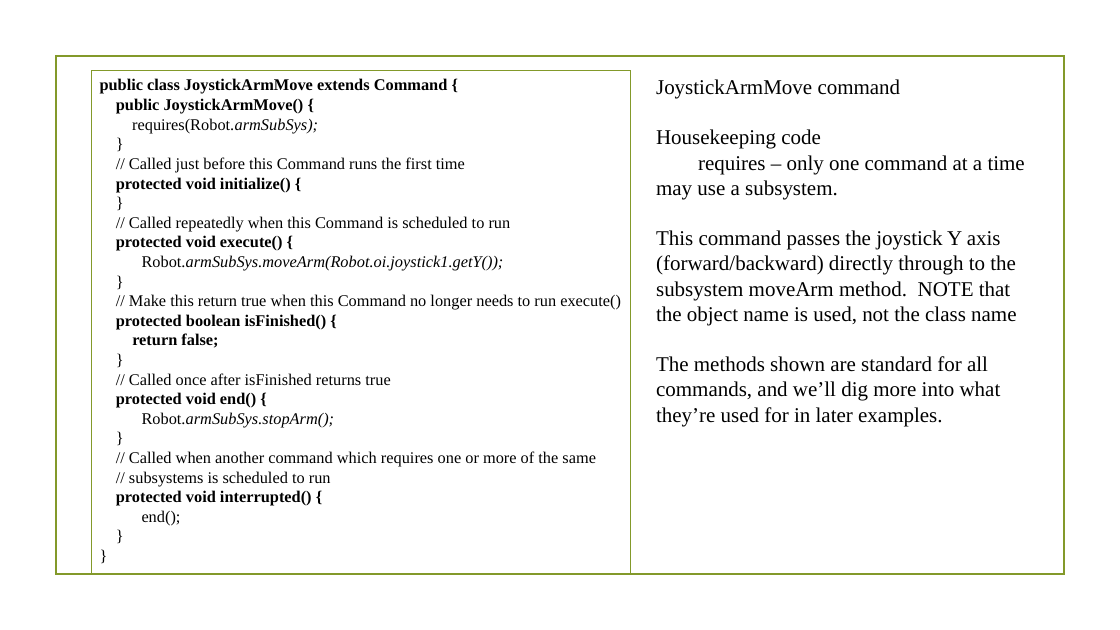
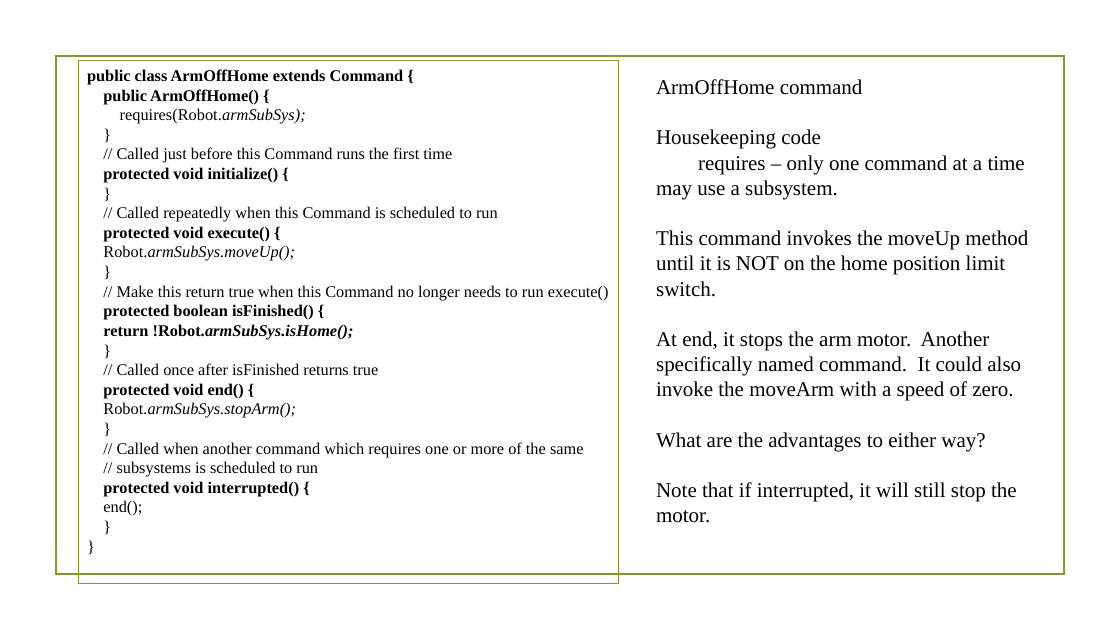
Before and after one commit to 4662FRCRobotics/Training, a slide deck: slide 7 of Object Oriented Programming FRC Context ArmSystem P2.pptx (slide 8 before the commit). Drawn at 1120x630 pixels with LibreOffice and Linux fonts; fonts in the diff are those of the drawing; background and template pictures are left out. Boxes give left, top, right and bottom in pixels: in the first picture for what was removed or moved away, otherwise in the second. Text is boxed around its words. In the diff, an @@ line names an element or a change of style, - is before the commit and + after.

Commit message:
Add eclipse presentations
eclipse screen shots presentations
ArmSystem p2 initialize example

```diff
--- a/Object Oriented Programming FRC Context ArmSystem P2.pptx
+++ b/Object Oriented Programming FRC Context ArmSystem P2.pptx
@@ rectangle "public class ArmOffHome extends Command ...": place and size @@
-rectangle "public class ArmOffHome extends Command ..." at (92, 71, 631, 574)
+rectangle "public class ArmOffHome extends Command ..." at (79, 61, 618, 585)
@@ text in rectangle at (87, 69, 404, 105): text changed @@
-public class JoystickArmMove extends Command {
-public JoystickArmMove() {
+public class ArmOffHome extends Command {
+public ArmOffHome() {
@@ text at (656, 79, 863, 95): text changed @@
-JoystickArmMove command
+ArmOffHome command
@@ text at (656, 230, 1028, 523): text changed @@
-This command passes the joystick Y axis (forward/backward) directly through to the subsystem moveArm method. NOTE that the object name is used, not the class name
-The methods shown are standard for all commands, and we’ll dig more into what they’re used for in later examples.
+This command invokes the moveUp method until it is NOT on the home position limit switch.
+At end, it stops the arm motor. Another specifically named command. It could also invoke the moveArm with a speed of zero.
+What are the advantages to either way?
+Note that if interrupted, it will still stop the motor.
@@ text in rectangle at (103, 245, 295, 261): text changed @@
-Robot.armSubSys.moveArm(Robot.oi.joystick1.getY());
+Robot.armSubSys.moveUp();
@@ text in rectangle at (103, 324, 354, 340): text changed; italic on @@
-return false;
+return !Robot.armSubSys.isHome();
```
Also in this commit, not shown: 3 other slides changed, 4 slides added, 3 slides removed, 4 other files.
